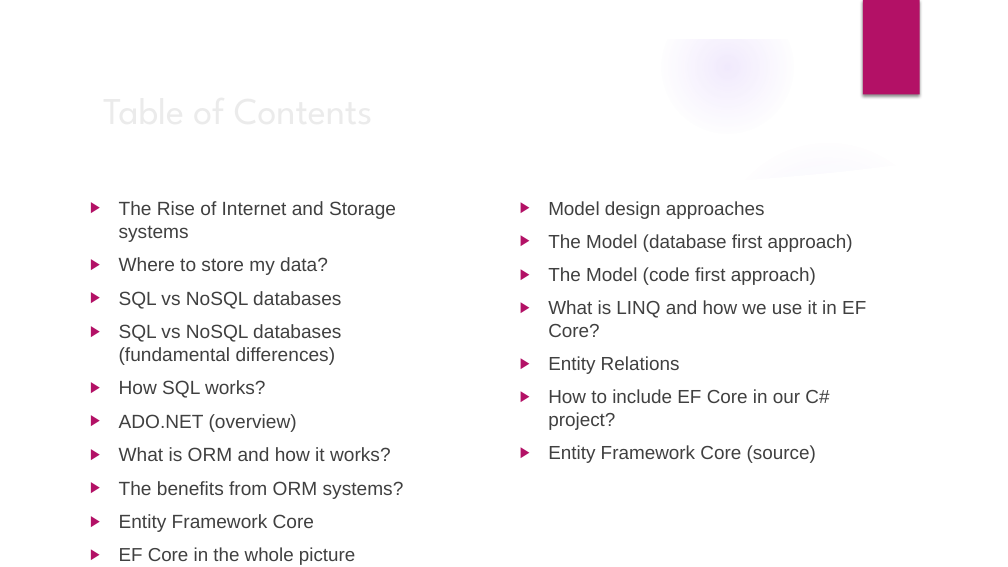
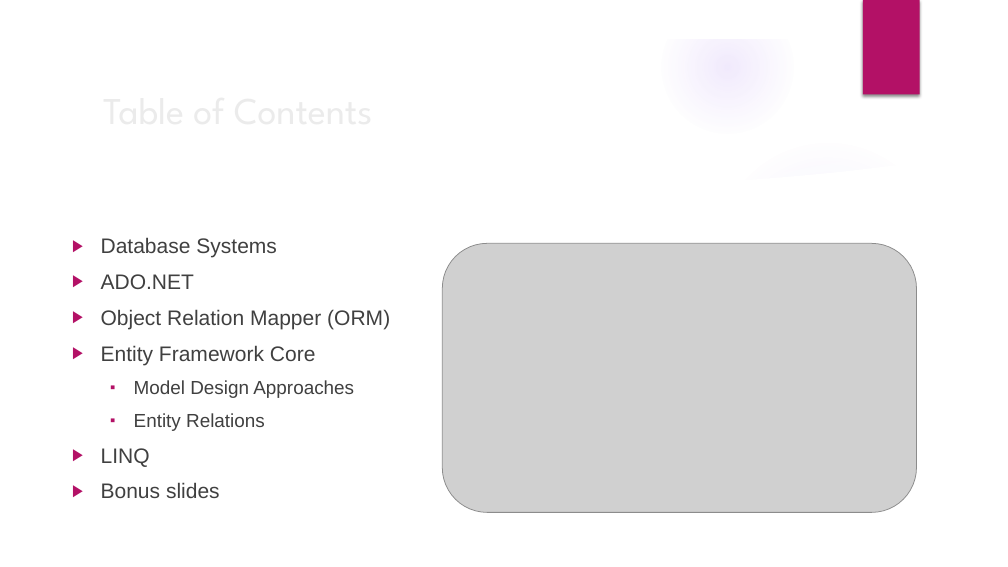
Before and after one commit to velizar92/TSK_Presentations, a slide deck: slide 2 of Databases_and_EntityFrameworkCore.pptx. Drawn at 1008x567 pixels with LibreOffice and Linux fonts; fonts in the diff are those of the drawing; grey boxes stand for pictures; background and template pictures are left out. Boxes give left, top, right and bottom in pixels: in the first picture for what was removed or moved away, otherwise in the second. Text is boxed around its words. In the diff, an @@ line names an element or a change of style, - is before the commit and + after.

```diff
--- a/Databases_and_EntityFrameworkCore.pptx
+++ b/Databases_and_EntityFrameworkCore.pptx
@@ text removed at (548,201,866,463) @@
-▶ Model design approaches
-▶ The Model (database first approach)
-▶ The Model (code first approach)
-▶ What is LINQ and how we use it in EF Core?
-▶ Entity Relations
-▶ How to include EF Core in our C# project?
-▶ Entity Framework Core (source)
@@ text "Database Systems": place and size @@
-text "Database Systems" at (119,201,404,565)
+text "Database Systems" at (101,237,390,498)
@@ text at (101,237,390,329): text changed; size 18.2 to 20 pt @@
-▶ The Rise of Internet and Storage systems
-▶ Where to store my data?
-▶ SQL vs NoSQL databases
-▶ SQL vs NoSQL databases (fundamental differences)
-▶ How SQL works?
-▶ ADO.NET (overview)
-▶ What is ORM and how it works?
-▶ The benefits from ORM systems?
+▶ Database Systems
+▶ ADO.NET
+▶ Object Relation Mapper (ORM)
@@ picture added at (442,243,917,513) @@
@@ text at (101,345,316,365): size 18.2 to 20 pt in "Entity Framework Core" @@
@@ text at (101,380,354,498): text changed; size 17.9 to 18 pt @@
-▶ EF Core in the whole picture
+  ▪ Model Design Approaches
+  ▪ Entity Relations
+▶ LINQ
+▶ Bonus slides
```
Also in this commit, not shown: 7 other slides changed, 6 slides added, 2 slides removed.
